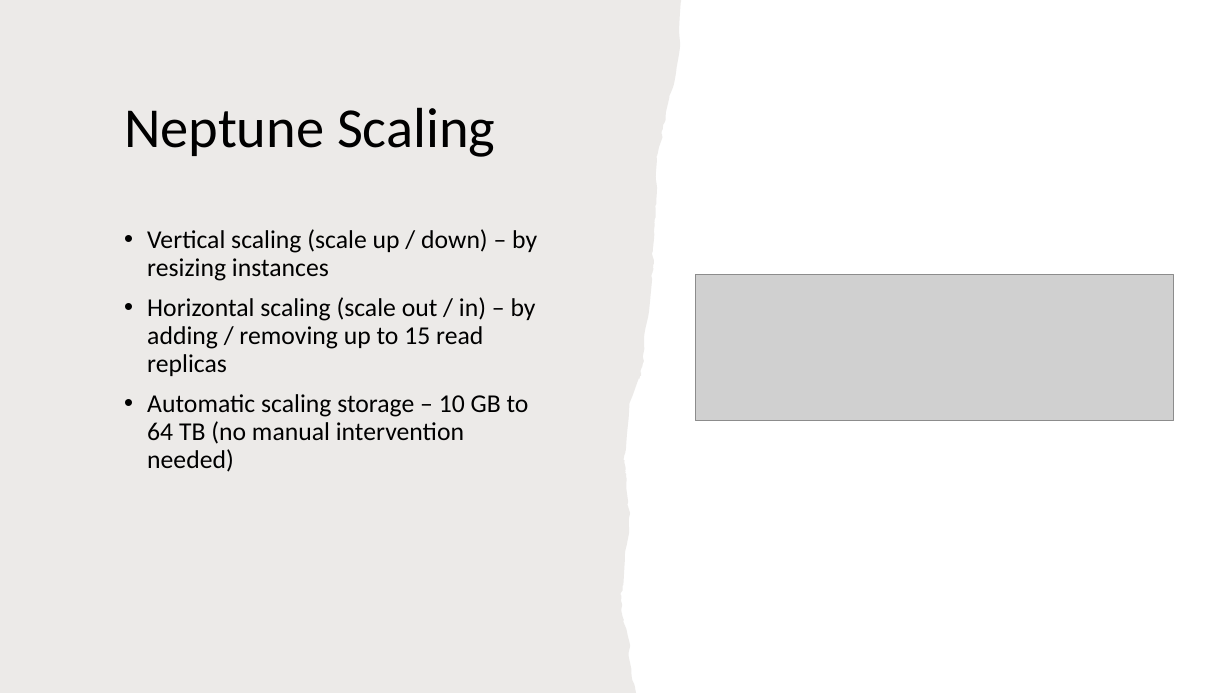
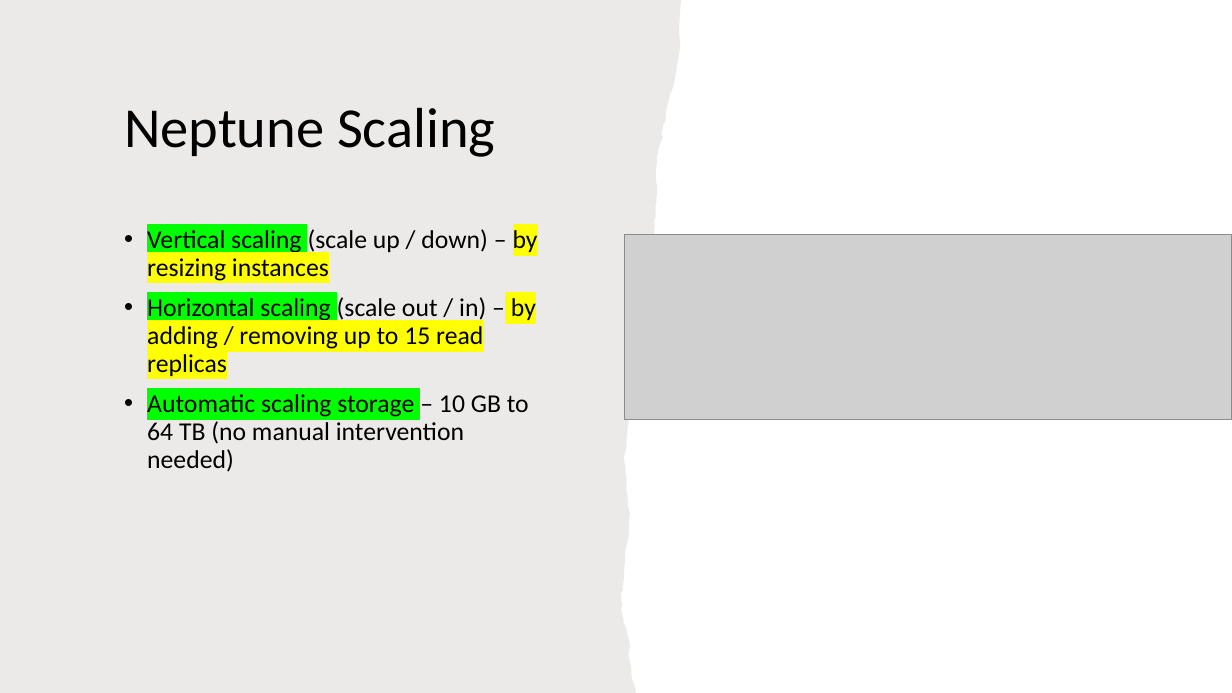
Before and after one commit to IlyaChakun/aws-iba-courses, a slide deck: slide 12 of lecture-materials/Databases/Neptune/aws_neptune.pptx. Drawn at 1232x693 pixels with LibreOffice and Linux fonts; fonts in the diff are those of the drawing; grey boxes stand for pictures. Boxes give left, top, right and bottom in pixels: in the first picture for what was removed or moved away, otherwise in the second. Text is boxed around its words. In the diff, an @@ line names an element or a change of style, - is before the commit and + after.

```diff
--- a/lecture-materials/Databases/Neptune/aws_neptune.pptx
+++ b/lecture-materials/Databases/Neptune/aws_neptune.pptx
@@ text "Vertical scaling (scale up / ..." at bbox=[147, 229, 538, 472]: highlight none to #00FF00 in "Vertical scaling", "Horizontal scaling", "Automatic scaling storage"; highlight none to #FFFF00 in "by resizing instances", "by adding / removing up to 15 ..." @@
@@ picture: place and size @@
-picture at bbox=[695, 274, 1174, 421]
+picture at bbox=[625, 234, 1232, 419]
```
Also in this commit, not shown: 17 other slides changed, 5 other files.
